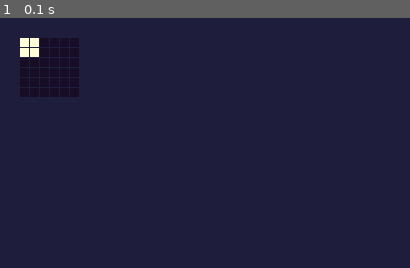
Above: before the commit, frame 1.
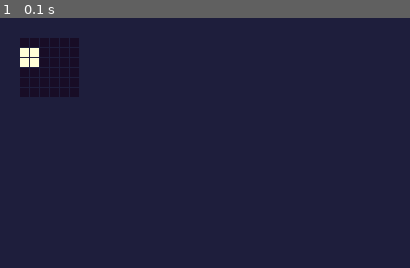
Above: after the commit, the same moment.

Repository: Almond0629/Conways-Game-of-Life
Game: pygame game, started from algorithm_still_v2.py
The game is run twice, just before and just after one commit, with the same random seed, the same clock (stepped at 60 frames per second) and the same inputs.
Inputs:
- Up to frame 1 (0.1 s): no input
The pictures show only the part of the screen within x 0-50%, y 0-50%; the shares and areas given below are measured in that part.

The runs differ from the first frame. In frame 1, 0.3% of the frame differs, in the area x 4-10%, y 8-20%.

Commit message:
updated algorithm

Diff:
--- a/algorithm_still_v2.py
+++ b/algorithm_still_v2.py
@@ -29,10 +29,11 @@
         nstrcell = strcell.strip("0")
         if nstrcell not in database:
             arr = np.array(list(nstrcell + "0" * (36 - len(nstrcell)))).reshape((6, 6))
-            output.append(np.array(list(strcell + "0" * (36 - len(strcell)))).reshape((6, 6)))
+            oarr = np.array(list(strcell + "0" * (36 - len(strcell)))).reshape((6, 6))
+            output.append(oarr)
             column, row = divmod(count, 6) #顯示用
             column %= 10 #顯示用
-            display_arr[2+8*row:8+8*row, 2+8*column:8+8*column] = arr #顯示用
+            display_arr[2+8*row:8+8*row, 2+8*column:8+8*column] = oarr #顯示用
             surface.fill(col_grid) #顯示用
             draw(surface, display_arr, dimx, dimy, cellsize, True) #顯示用
             pygame.display.update() #顯示用
